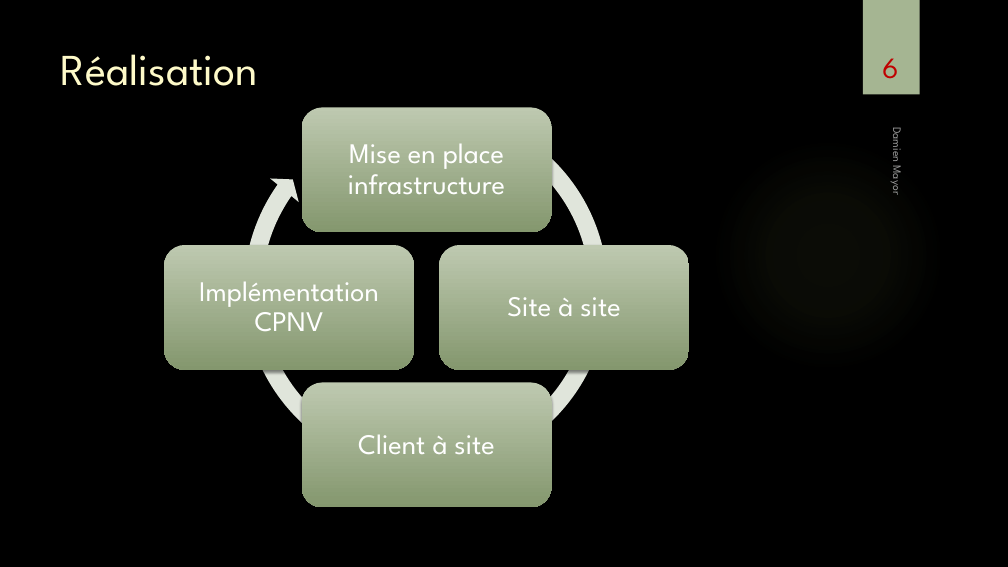
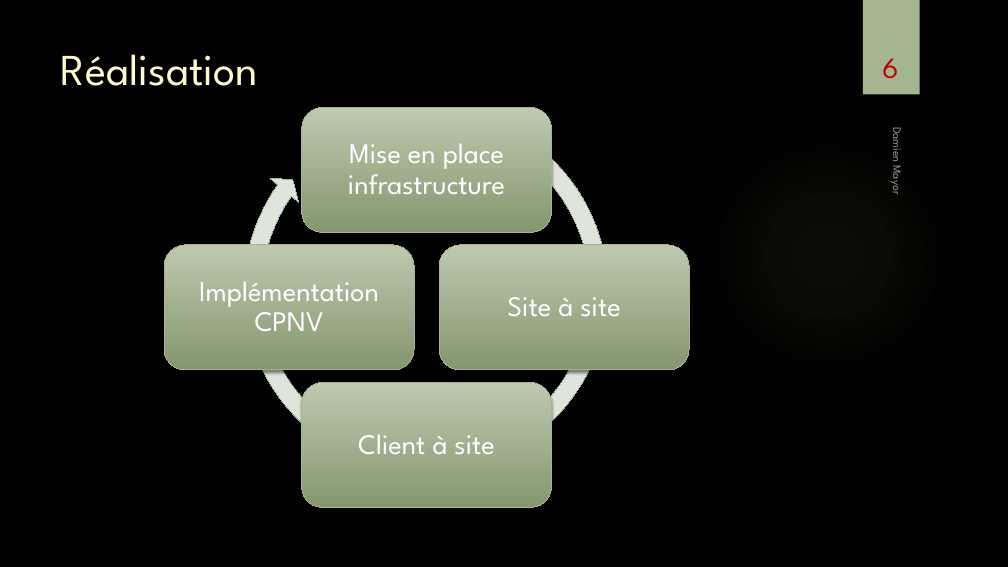
Before and after one commit to damienmayor/TPI, a slide deck: slide 6 of Présentation/Présentation TPI DMA.pptx. Drawn at 1008x567 pixels with LibreOffice and Linux fonts; fonts in the diff are those of the drawing; background and template pictures are left out. Boxes give left, top, right and bottom in pixels: in the first picture for what was removed or moved away, otherwise in the second. Text is boxed around its words. In the diff, an @@ line names an element or a change of style, - is before the commit and + after.

```diff
--- a/Présentation/Présentation TPI DMA.pptx
+++ b/Présentation/Présentation TPI DMA.pptx
@@ outline none to #A5B592 0.75 pt in 5 elements at (302, 107, 552, 232), (439, 245, 690, 370), (302, 383, 552, 507), (164, 245, 414, 370), (234, 98, 618, 482) @@
```
Also in this commit, not shown: 10 other slides changed, 11 slides removed.
